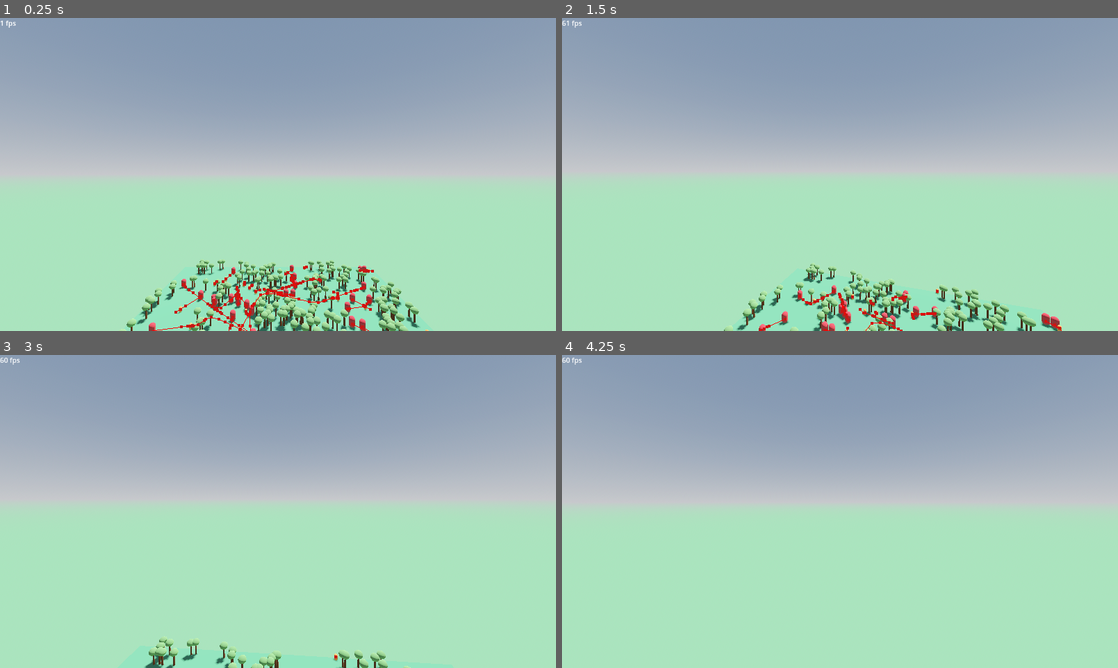
Above: before the commit, frames 1-4 (two rows, left to right).
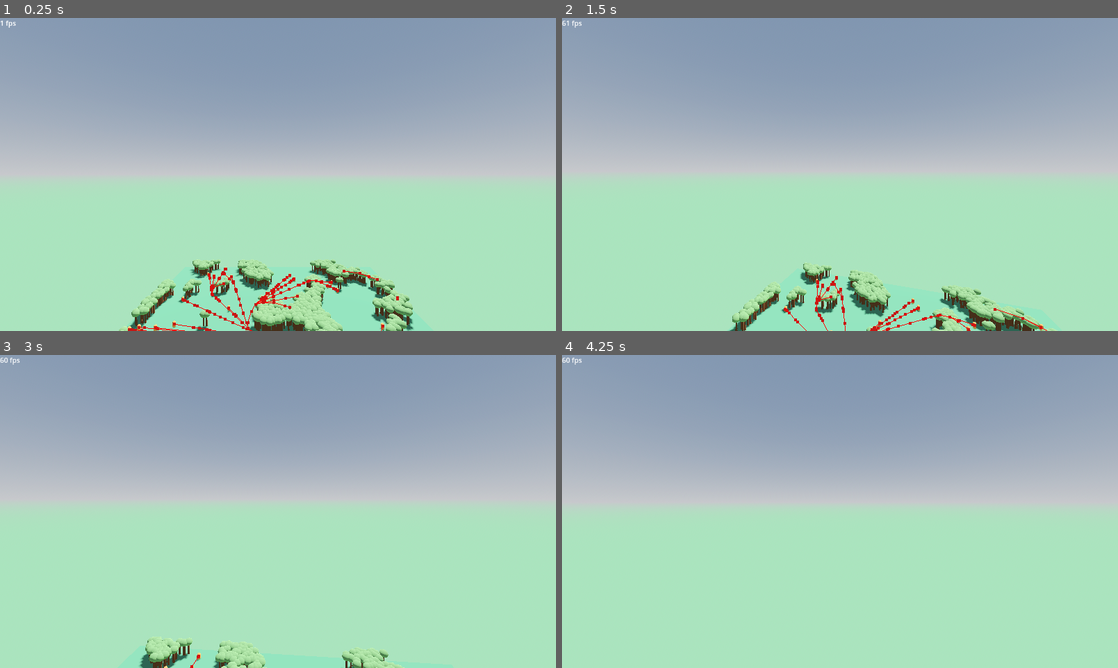
Above: after the commit, the same moments.

Repository: LyciaStenson/EcosystemSimulation
Game: Godot game, scene res://Scenes/Main.tscn
Same seed, same stepped clock (60 frames per second), same inputs: the game is played once before the commit and once after it.
Inputs (mouse positions are in pixels of both pictures, inside the frame that each line leads up to):
- Up to frame 1 (0.25 s): no input
- Up to frame 2 (1.5 s): move the mouse to (867, 174) at 0.52 s; hold W (MoveForward) from 0.53 s (still down); move the mouse to (812, 174) at 1.27 s
- Up to frame 3 (3 s): keep holding W (MoveForward); move the mouse to (289, 505) at 2.02 s; move the mouse to (272, 517) at 2.77 s
- Up to frame 4 (4.25 s): keep holding W (MoveForward); move the mouse to (878, 514) at 3.52 s

The runs differ from the first frame. In frame 1, 6.2% of the frame differs, in the area x 21-78%, y 77-100%; in frame 2, 4.7%; in frame 3, 1.5%; in frame 4, nothing differs.

Commit message:
Generating high and low positions from noise. Trees spawned at high positions and agents spawned at low positions.

Diff:
--- a/Scenes/Main.tscn
+++ b/Scenes/Main.tscn
@@ -27,10 +27,9 @@
 [node name="Main" type="Node3D" groups=["Predator"]]
 
 [node name="EcosystemManager" parent="." instance=ExtResource("1_rktck")]
-predator_num = 50
 prey_num = 50
-tree_threshold = 0.025
-tree_probability = 0.003
+tree_threshold = 0.15
+tree_probability = 0.03
 
 [node name="Ground" type="Node3D" parent="EcosystemManager"]
 transform = Transform3D(1, 0, 0, 0, 1, 0, 0, 0, 1, 0, -0.25, 0)
--- a/Scripts/Agent.gd
+++ b/Scripts/Agent.gd
@@ -22,7 +22,7 @@
 	await get_tree().physics_frame
 	set_physics_process(true)
 
-func _physics_process(delta):
+func _physics_process(_delta):
 	if get_age() > lifetime:
 		queue_free()
 
@@ -42,7 +42,7 @@
 		velocity.x = move_toward(velocity.x, 0, speed)
 		velocity.z = move_toward(velocity.z, 0, speed)
 
-	move_and_slide()
+	#move_and_slide()
 
 func get_age() -> float:
 	return (Time.get_ticks_msec() - birth_time) * 0.001
--- a/Scripts/EcosystemManager.gd
+++ b/Scripts/EcosystemManager.gd
@@ -18,7 +18,8 @@
 
 var tree_positions : Array[Vector3]
 
-var spawn_positions : Array[Vector3]
+var high_positions : Array[Vector3]
+var low_positions : Array[Vector3]
 
 func _ready():
 	fast_noise.noise_type = FastNoiseLite.TYPE_PERLIN
@@ -31,28 +32,34 @@
 	var source_geometry_data : NavigationMeshSourceGeometryData3D = NavigationMeshSourceGeometryData3D.new()
 
 	NavigationServer3D.parse_source_geometry_data(navigation_mesh, source_geometry_data, self)
-	NavigationServer3D.bake_from_source_geometry_data(navigation_mesh, source_geometry_data, bake_nav_done)
+	NavigationServer3D.bake_from_source_geometry_data(navigation_mesh, source_geometry_data, spawn_agents)
 
-func bake_nav_done():
+func spawn_agents():
 	for i in predator_num:
 		var instantiated_scene : Agent = predator_scene.instantiate()
-		var spawn_position_index : int = randi_range(0, spawn_positions.size() - 1)
-		instantiated_scene.position = spawn_positions[spawn_position_index]
-		spawn_positions.remove_at(spawn_position_index)
+		var position_index : int = randi_range(0, low_positions.size() - 1)
+		instantiated_scene.position = low_positions[position_index]
+		low_positions.remove_at(position_index)
 		add_child(instantiated_scene)
 
 	for i in prey_num:
 		var instantiated_scene : Agent = prey_scene.instantiate()
-		var spawn_position_index : int = randi_range(0, spawn_positions.size() - 1)
-		instantiated_scene.position = spawn_positions[spawn_position_index]
-		spawn_positions.remove_at(spawn_position_index)
+		var position_index : int = randi_range(0, low_positions.size() - 1)
+		instantiated_scene.position = low_positions[position_index]
+		low_positions.remove_at(position_index)
 		add_child(instantiated_scene)
 
 func generate_spawn_positions():
 	for x in range(-240, 240):
 		for y in range(-240, 240):
-			if fast_noise.get_noise_2d(x, y) < tree_threshold:
-				spawn_positions.append(Vector3(x / 10.0, 0.0, y / 10.0))
+			var noise : float = fast_noise.get_noise_2d(x, y)
+			if noise > tree_threshold:
+				high_positions.append(Vector3(x / 10.0, 0.0, y / 10.0))
+			elif noise < tree_threshold:
+				low_positions.append(Vector3(x / 10.0, 0.0, y / 10.0))
+
+func generate_water():
+	pass
 
 func generate_trees():
 	leaves_multimesh = MultiMeshInstance3D.new()
